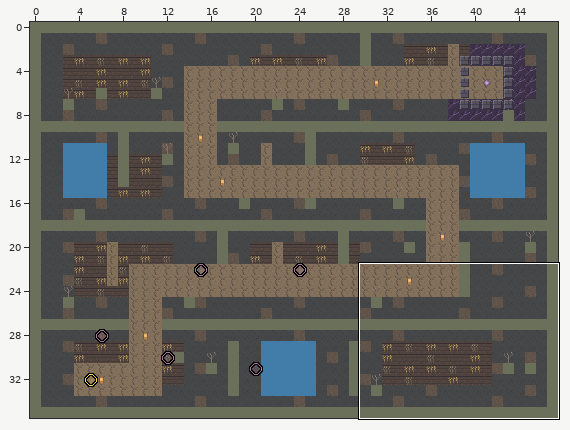
One commit to this LDtk project: Assets/LevelDesign/LDtkPrototype/Prototype_LDtk_Import.ldtk. Above, an overview of the earlier version with the close-up marked.
Close-up. First the earlier version:
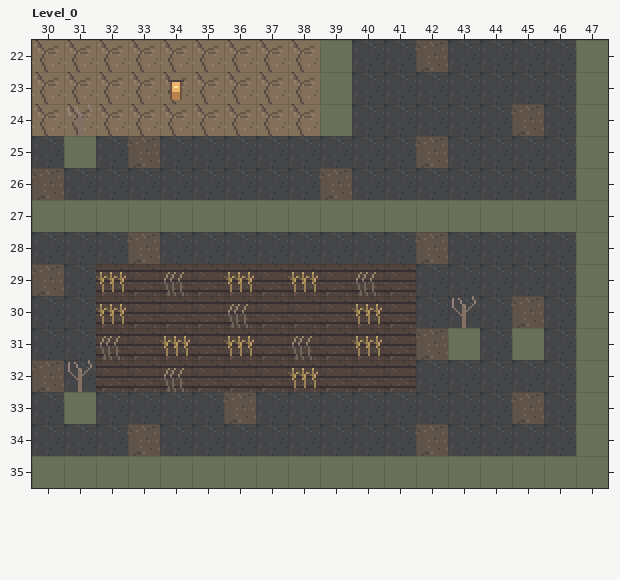
Cells are 16x16 px. Shown: Level_0 x 30..47, y 22..35. The commit also changed other parts of the map, which this record leaves out.
After:
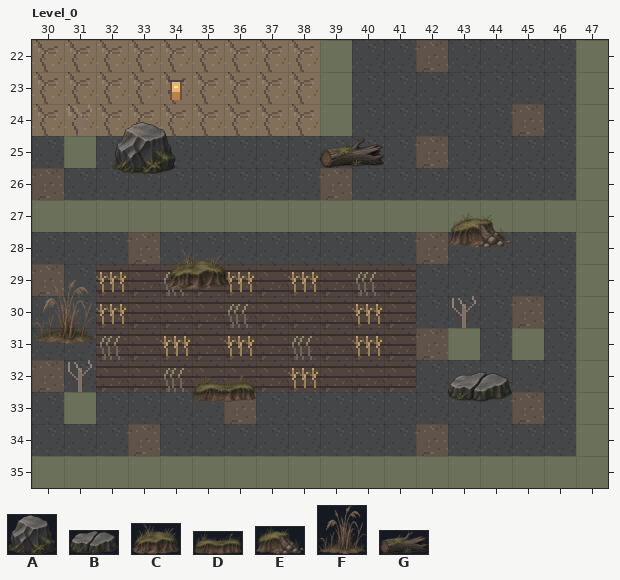
Key: from "TerrainRelief": A 0, B 3, C 5, D 12, E 13, F 15, G 17.
Objects are placed by their top-left corner, in cells (3,4 is the top-left corner of cell 3,4); size is 1x1 cell unless given.
The commit says: feat: add grounded terrain relief props and depth sorting to LDtk prototype
From old to new:
Layer "Entities":
added: A "Relief_Boulder" at 32.5,24.2 size 2x2
added: B "Relief_SplitSlab" at 43,31.3 size 2x2
added: C "Relief_Mound" at 34.2,27.8 size 2x2
added: D "Relief_BankLong" at 35,31.3 size 2x2
added: E "Relief_BankCorner" at 43,26.5 size 2x2
added: F "Relief_Reeds" at 30,29.5 size 2x2
added: G "Relief_Log" at 39,24 size 2x2
Changed places in both close-ups, as pixel boxes (x1, y1, x2, y2):
added: (320, 138, 384, 168)
added: (112, 122, 176, 174)
added: (448, 213, 512, 248)
added: (166, 250, 230, 290)
added: (32, 280, 96, 344)
added: (192, 375, 256, 402)
added: (448, 372, 512, 402)
